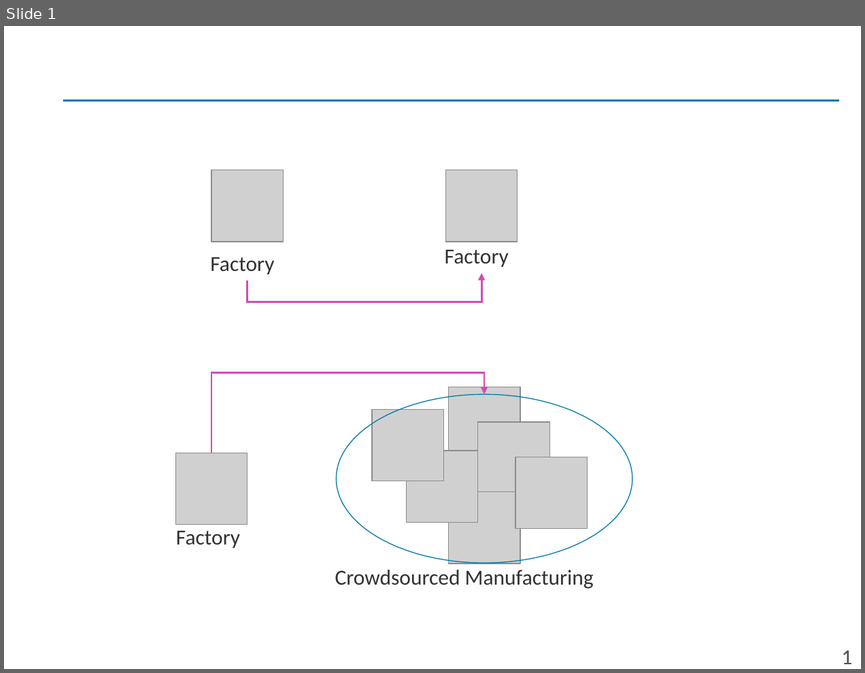
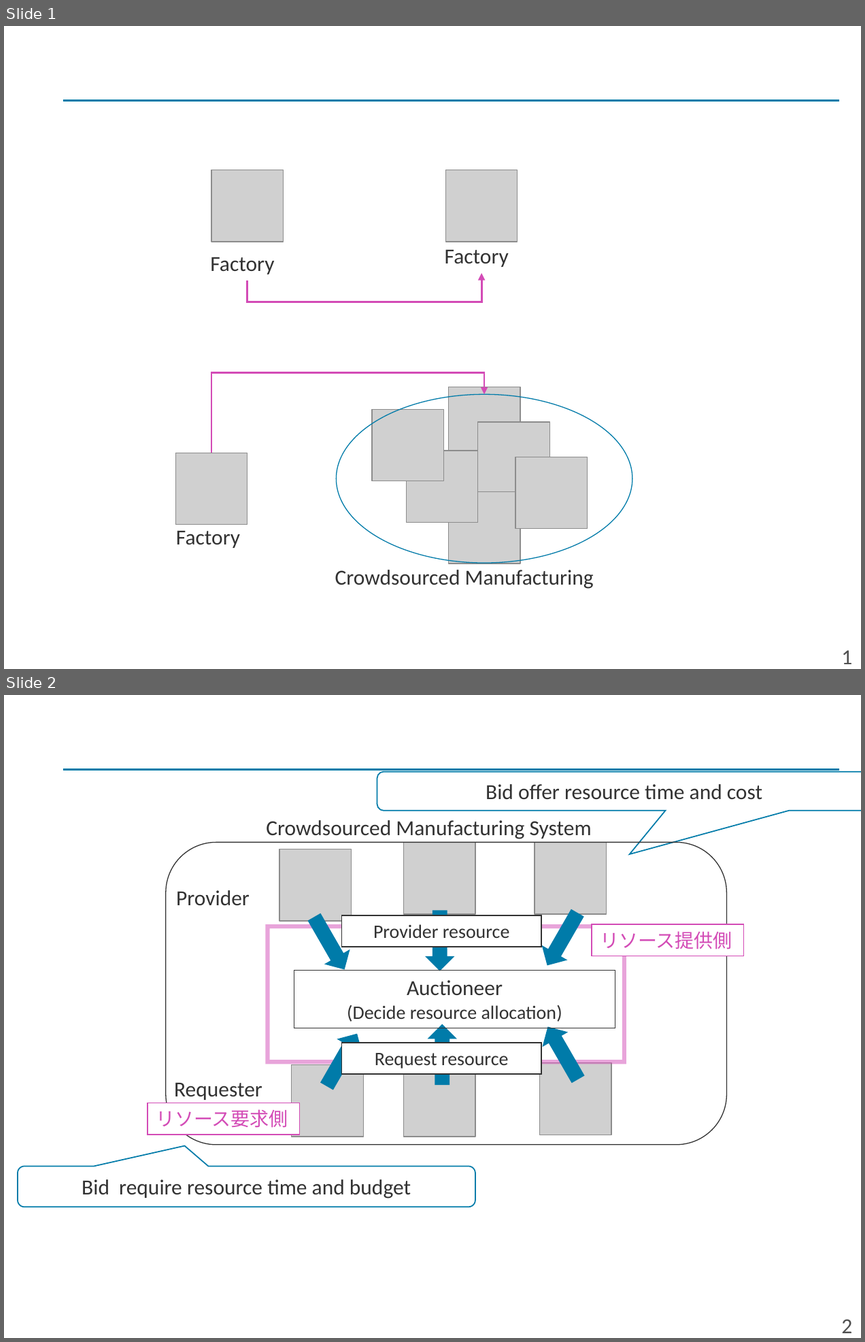
Before and after one commit to Yoshiaki-Harada/Resarch, a slide deck: Paper/master-thesis/src/img/修論用の図.pptx. Shown one above the other, each under a label of ours: slide 1 before the commit, slides 1 and 2 after it. The pictures are 865x673 and 865x1342 pixels, drawn with LibreOffice and Linux fonts; fonts in the diff are those of the drawing; grey boxes stand for pictures. Boxes give left, top, right and bottom in pixels: in the first picture for what was removed or moved away, otherwise in the second. Text is boxed around its words. In the diff, an @@ line names an element or a change of style, - is before the commit and + after.

```diff
--- a/Paper/master-thesis/src/img/修論用の図.pptx
+++ b/Paper/master-thesis/src/img/修論用の図.pptx
@@ slide 2 added at [4, 695, 861, 1338], background #FFFFFF; not listed: 1 template element that a slide beside it also shows @@
@@ rounded speech box added at [377, 771, 861, 810], fill #FFFFFF, outline #007BA9 1 pt, 18 pt, text #323232 @@
+Bid offer resource time and cost
@@ text added at [266, 820, 592, 839], 18 pt, text #323232 @@
+Crowdsourced Manufacturing System
@@ rounded rectangle added at [166, 843, 726, 1145], outline #323232 0.75 pt @@
@@ picture added at [280, 849, 352, 921] @@
@@ picture added at [403, 843, 475, 915] @@
@@ picture added at [534, 843, 606, 915] @@
@@ text added at [176, 890, 249, 906], 18 pt, text #323232 @@
+Provider
@@ down arrow added at [301, 909, 358, 977], fill #007BA9 @@
@@ rectangle added at [341, 915, 541, 947], fill #FFFFFF, outline #323232 1 pt, 16 pt, text #323232 @@
+Provider resource
@@ down arrow added at [425, 910, 455, 971], fill #007BA9 @@
@@ down arrow added at [534, 905, 590, 972], fill #007BA9 @@
@@ rectangle added at [268, 926, 624, 1062], outline #D34BB6 3.5 pt @@
@@ rectangle added at [592, 923, 743, 955], fill #FFFFFF, outline #D34BB6 1 pt, 16 pt, text #D34BB6 @@
+リソース提供側
@@ rectangle added at [294, 970, 615, 1028], outline #323232 0.75 pt, 16 pt, text #323232 @@
+Auctioneer
+(Decide resource allocation)
@@ down arrow added at [535, 1019, 592, 1087], fill #007BA9 @@
@@ down arrow added at [314, 1025, 371, 1093], fill #007BA9 @@
@@ down arrow added at [427, 1024, 458, 1085], fill #007BA9 @@
@@ rectangle added at [341, 1042, 541, 1074], fill #FFFFFF, outline #323232 1 pt, 16 pt, text #323232 @@
+Request resource
@@ text added at [174, 1082, 262, 1100], 18 pt, text #323232 @@
+Requester
@@ picture added at [292, 1064, 364, 1136] @@
@@ picture added at [403, 1064, 475, 1136] @@
@@ picture added at [540, 1063, 611, 1134] @@
@@ rectangle added at [148, 1103, 300, 1134], fill #FFFFFF, outline #D34BB6 1 pt, 16 pt, text #D34BB6 @@
+リソース要求側
@@ rounded speech box added at [18, 1166, 475, 1207], fill #FFFFFF, outline #007BA9 1 pt, 18 pt, text #323232 @@
+Bid require resource time and budget
@@ page number added at [841, 1319, 852, 1333], 18 pt, text #505050 @@
+2
```
Also in this commit, not shown: 5 other files.
